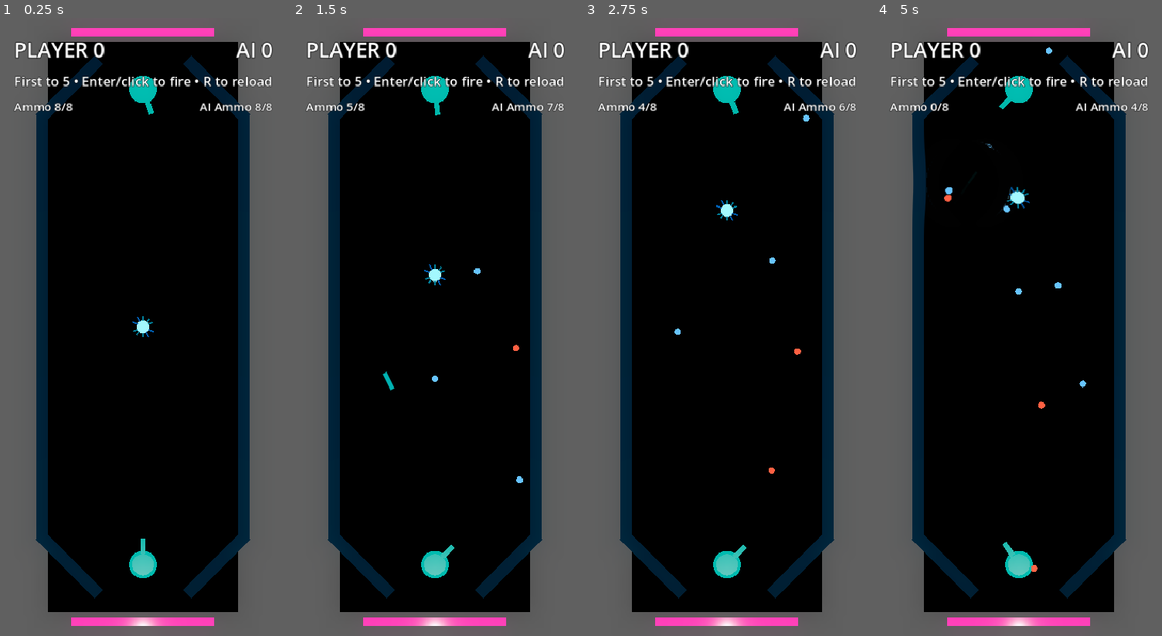
Above: before the commit, frames 1-4 (left to right).
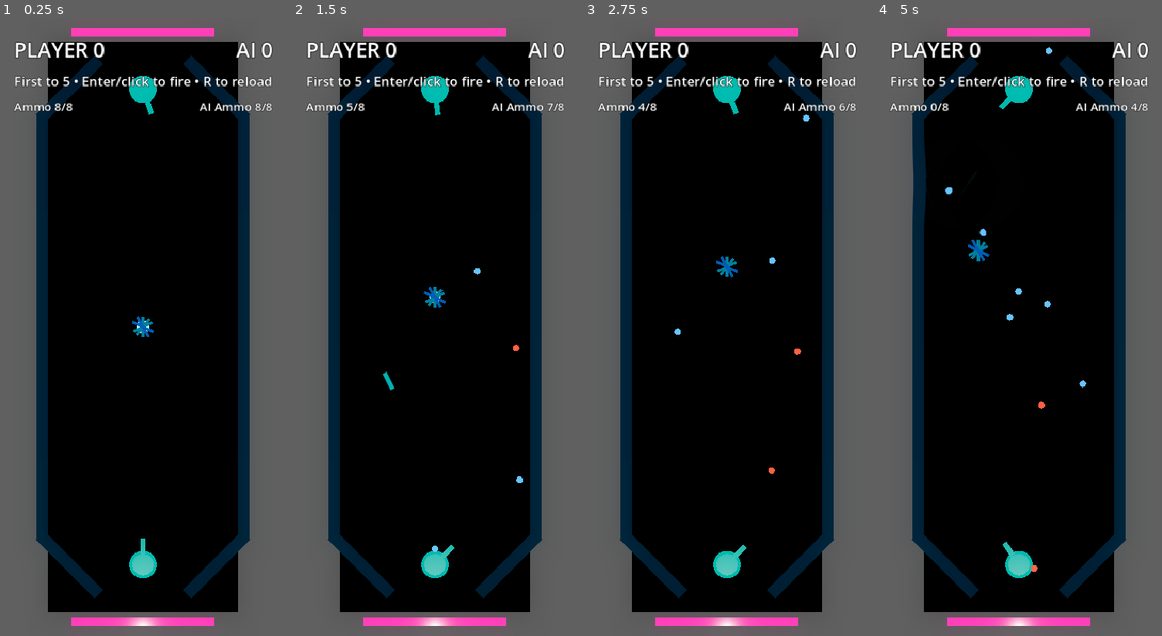
Above: after the commit, the same moments.

Repository: mchambers-mojang/sweet-vinegar-games
Game: Godot game, scene res://carom/scenes/carom_arena.tscn
The game is run twice, just before and just after one commit, with the same random seed, the same clock (stepped at 60 frames per second) and the same inputs. This scene is started directly instead of the project's main scene.
Inputs (mouse positions are in pixels of both pictures, inside the frame that each line leads up to):
- Up to frame 1 (0.25 s): no input
- Up to frame 2 (1.5 s): tap Enter (ui_accept) at 0.5, 0.77, 1.25 s; move the mouse to (497, 296) at 0.52 s; hold Right (ui_right) 0.53-1.25 s; hold Shift 0.53-1.25 s; click (497, 296) at 0.67 s; drag from (377, 357) to (420, 450) at 1.27 s
- Up to frame 3 (2.75 s): tap Enter (ui_accept) at 2 s; move the mouse to (755, 191) at 2.02 s; hold Right (ui_right) from 2.03 s (still down); tap Ctrl at 2.1 s
- Up to frame 4 (5 s): release Right (ui_right) at 2.75 s; tap Enter (ui_accept) at 2.75, 3.5, 3.77, 4.25 s; drag from (1004, 450) to (933, 234) at 2.77 s; move the mouse to (1104, 419) at 3.52 s; hold Left (ui_left) 3.53-4.25 s; tap R at 3.6 s; drag from (933, 234) to (976, 172) at 4.27 s

The runs differ from the first frame. In frame 1, less than 0.1% of the frame differs, in the area x 46-54%, y 48-52%; in frame 2, 0.3%; in frame 3, 0.2%; in frame 4, 0.5%, in the area x 23-65%, y 20-49%.

Commit message:
fix: remove Ball RigidBody3D — ball is now visual-only MeshInstance3D
The overlapping Ball RigidBody3D was interfering with cage physics,
causing collisions to break after first hit. Simplified:
- Cage: single RigidBody3D with thicker fin collisions (0.2 wide)
  for reliable projectile detection
- Ball: plain MeshInstance3D that follows cage position and rotates
  based on movement (visual rolling effect only)
- No more physics interference between overlapping bodies

Co-authored-by: Copilot <223556219+Copilot@users.noreply.github.com>

Diff:
--- a/carom/scenes/carom_puck.tscn
+++ b/carom/scenes/carom_puck.tscn
@@ -1,26 +1,25 @@
-[gd_scene load_steps=14 format=3]
+[gd_scene load_steps=12 format=3]
 
 [ext_resource type="Script" path="res://carom/scripts/carom_puck.gd" id="1"]
 
-; === CAGE: plastic star frame, stays flat, provides irregular collision profile ===
+; === CAGE: star frame with thick fins for reliable collision ===
 
-; Cage ring — hollow cylinder approximated as thin box walls forming a circle
-; Using boxes for the fins that also act as cage walls to contain the ball
+; Fin collision — thick enough for reliable detection
 [sub_resource type="BoxShape3D" id="2"]
-size = Vector3(0.08, 0.25, 0.9)
+size = Vector3(0.2, 0.3, 0.9)
 
 [sub_resource type="BoxShape3D" id="8"]
-size = Vector3(0.08, 0.25, 1.0)
+size = Vector3(0.2, 0.3, 1.0)
 
 ; Fin mesh
 [sub_resource type="BoxMesh" id="6"]
-size = Vector3(0.06, 0.23, 0.88)
+size = Vector3(0.12, 0.28, 0.88)
 
 ; Wider fin mesh
 [sub_resource type="BoxMesh" id="9"]
-size = Vector3(0.06, 0.23, 0.98)
+size = Vector3(0.12, 0.28, 0.98)
 
-; Fin material — dim neon outline
+; Fin material — dim neon
 [sub_resource type="StandardMaterial3D" id="7"]
 albedo_color = Color(0.02, 0.08, 0.1, 1)
 emission_enabled = true
@@ -36,21 +35,17 @@
 emission_energy_multiplier = 0.8
 roughness = 0.2
 
-; Cage physics material — bouncy, low friction
+; Cage physics material
 [sub_resource type="PhysicsMaterial" id="5"]
 friction = 0.1
 bounce = 0.8
 
-; === BALL: steel ball bearing, rolls freely inside cage ===
-
-[sub_resource type="SphereShape3D" id="1"]
-radius = 0.28
+; === BALL: visual only (MeshInstance3D, no physics) ===
 
 [sub_resource type="SphereMesh" id="3"]
 radius = 0.28
 height = 0.56
 
-; Ball material — bright neon core
 [sub_resource type="StandardMaterial3D" id="4"]
 albedo_color = Color(0.05, 0.2, 0.25, 1)
 emission_enabled = true
@@ -58,26 +53,19 @@
 emission_energy_multiplier = 1.0
 roughness = 0.08
 
-; Ball physics material — very bouncy, low friction (steel bearing)
-[sub_resource type="PhysicsMaterial" id="11"]
-friction = 0.05
-bounce = 0.9
-
-; === ROOT: Node3D container (script manages both bodies) ===
+; === ROOT ===
 
 [node name="CaromPuck" type="Node3D"]
 script = ExtResource("1")
 
-; === CAGE BODY: locked rotation so frame stays flat ===
+; === CAGE BODY ===
 [node name="Cage" type="RigidBody3D" parent="."]
-mass = 0.8
+mass = 1.4
 physics_material_override = SubResource("5")
-linear_damp = 0.4
+linear_damp = 0.35
 angular_damp = 1.0
 continuous_cd = true
 lock_rotation = true
-collision_layer = 1
-collision_mask = 1
 
 ; Fin 1: 0 degrees
 [node name="Fin1Col" type="CollisionShape3D" parent="Cage"]
@@ -137,21 +125,8 @@
 mesh = SubResource("6")
 material_override = SubResource("7")
 
-; === BALL BODY: free rolling sphere, visual only for rotation ===
-[node name="Ball" type="RigidBody3D" parent="."]
-mass = 2.0
-physics_material_override = SubResource("11")
-linear_damp = 0.2
-angular_damp = 0.05
-continuous_cd = true
-collision_layer = 2
-collision_mask = 0
-
-[node name="BallCollision" type="CollisionShape3D" parent="Ball"]
-position = Vector3(0, 0.4, 0)
-shape = SubResource("1")
-
-[node name="BallMesh" type="MeshInstance3D" parent="Ball"]
+; === BALL MESH: visual only, follows cage position ===
+[node name="BallMesh" type="MeshInstance3D" parent="."]
 position = Vector3(0, 0.4, 0)
 mesh = SubResource("3")
 material_override = SubResource("4")
--- a/carom/scripts/carom_puck.gd
+++ b/carom/scripts/carom_puck.gd
@@ -1,26 +1,24 @@
 class_name CaromPuck
 extends Node3D
 
-## Crossfire-style puck: two physics objects.
-## - Cage: plastic frame with fins. Stays flat (lock_rotation). Provides the irregular hit profile.
-## - Ball: steel ball bearing inside the cage. Rolls freely within the cage walls.
-## Projectiles hit the cage fins → cage moves → cage walls push the ball → ball rolls.
+## Crossfire-style puck: cage (RigidBody3D with fins) + visual ball mesh.
+## The cage is the physics body. The ball mesh just visually rolls inside.
 
 @export var max_speed: float = 14.0
 @export var stall_nudge_force: float = 0.18
 @export var stall_speed_threshold: float = 1.8
 @export var reset_height: float = 0.4
+@export var ball_visual_radius: float = 0.28
 
 var _goal_targets: Array[Vector3] = []
 var _reset_position: Vector3 = Vector3.ZERO
 
 @onready var cage: RigidBody3D = $Cage
-@onready var ball: RigidBody3D = $Ball
+@onready var ball_mesh: MeshInstance3D = $BallMesh
 
 
 func _ready() -> void:
 	cage.can_sleep = false
-	ball.can_sleep = false
 
 
 func configure(goal_targets: Array[Vector3], reset_position: Vector3) -> void:
@@ -32,55 +30,55 @@
 	if reset_position == Vector3.ZERO:
 		reset_position = _reset_position
 	var pos := Vector3(reset_position.x, reset_height, reset_position.z)
-	set_puck_position(pos)
+	cage.global_position = pos
 	cage.linear_velocity = Vector3.ZERO
 	cage.angular_velocity = Vector3.ZERO
-	ball.linear_velocity = Vector3.ZERO
-	ball.angular_velocity = Vector3.ZERO
+	if ball_mesh:
+		ball_mesh.global_position = pos
+		ball_mesh.rotation = Vector3.ZERO
 
 
-func _physics_process(_delta: float) -> void:
-	# Use cage position as the "puck position" for game logic
+func _physics_process(delta: float) -> void:
 	var pos := cage.global_position
 
-	# Safety: if either part escapes bounds, reset both
+	# Safety: if puck escapes bounds, reset
 	if abs(pos.x) > 8.0 or pos.z < -2.0 or pos.z > 28.0 or abs(pos.y) > 3.0:
 		push_warning("Puck escaped bounds at %s — resetting" % str(pos))
 		reset_to_center()
 		return
 
-	# Speed clamp on cage
+	# Speed clamp
 	var speed := cage.linear_velocity.length()
 	if speed > max_speed:
 		cage.linear_velocity = cage.linear_velocity.normalized() * max_speed
 
-	# Ball follows cage position (they translate together) but rotates freely
-	# This simulates the ball bearing rolling inside the fixed frame
-	ball.global_position = cage.global_position
-	ball.linear_velocity = cage.linear_velocity
-	# Angular velocity is untouched — ball spins from contact forces
+	# Visual ball follows cage and rolls based on movement
+	if ball_mesh:
+		ball_mesh.global_position = pos
+		if speed > 0.1:
+			var vel_flat := Vector3(cage.linear_velocity.x, 0.0, cage.linear_velocity.z).normalized()
+			var roll_axis := vel_flat.cross(Vector3.UP).normalized()
+			if roll_axis.length_squared() > 0.001:
+				ball_mesh.rotate(roll_axis, speed / ball_visual_radius * delta)
 
-	# Stall nudge — apply to cage (ball follows)
+	# Stall nudge
 	if stall_nudge_force > 0.0 and speed <= stall_speed_threshold:
 		_apply_goal_nudge()
 
 
-## Get the puck position for external code (uses cage position)
 func get_puck_position() -> Vector3:
 	if cage:
 		return cage.global_position
 	return global_position
 
 
-## Set position of both bodies
 func set_puck_position(value: Vector3) -> void:
 	if cage:
 		cage.global_position = value
-	if ball:
-		ball.global_position = value
+	if ball_mesh:
+		ball_mesh.global_position = value
 
 
-## Allow external code to apply impulse (projectiles hit the cage)
 func apply_impulse(impulse: Vector3, position: Vector3 = Vector3.ZERO) -> void:
 	cage.apply_impulse(impulse, position)
 
